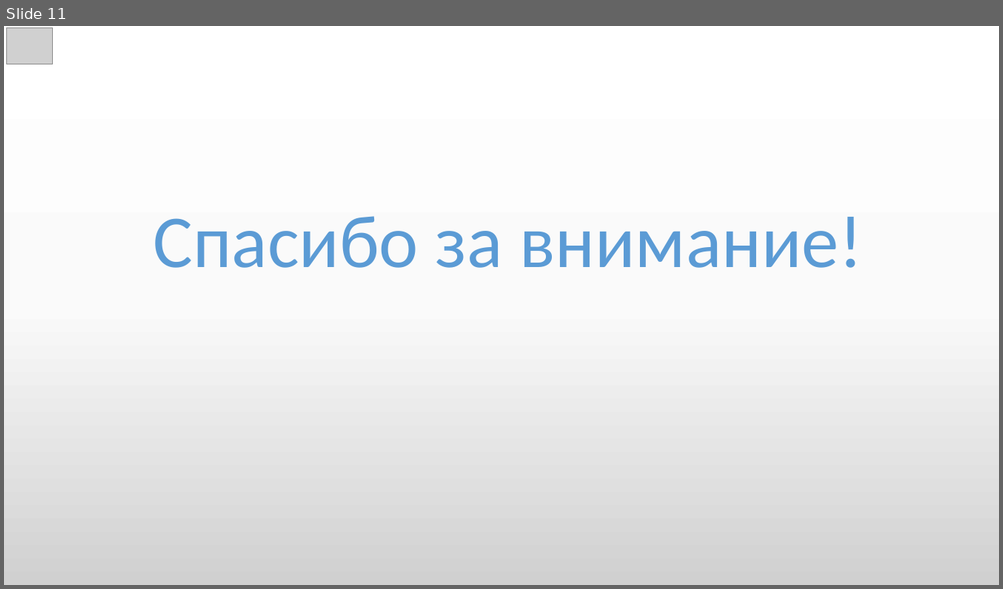
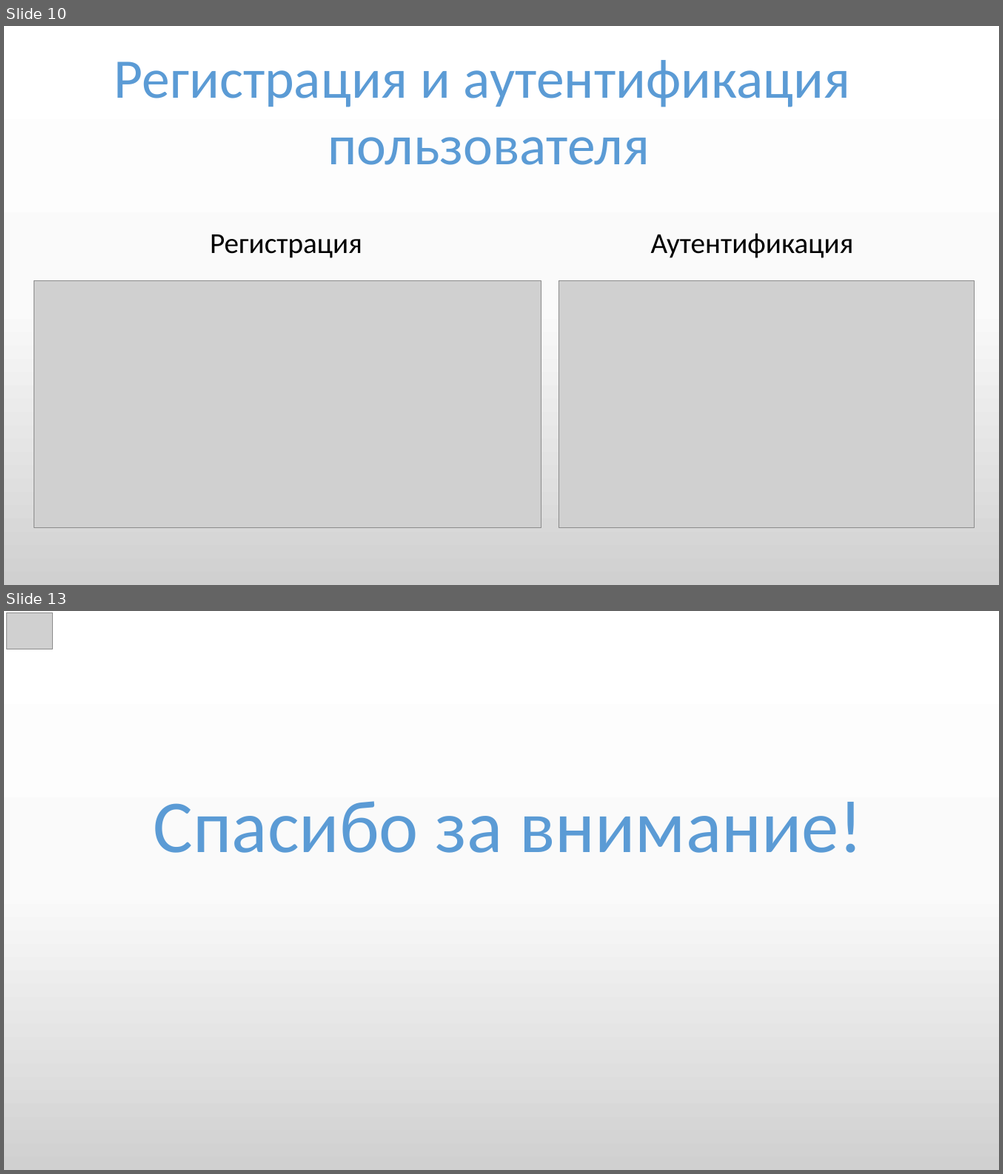
Before and after one commit to alexusievich/DemoProject, a slide deck: Project presentation.pptx. Shown one above the other, each under a label of ours: slide 11 before the commit, slides 10 and 13 after it; the slides between them are not shown. The pictures are 1003x589 and 1003x1174 pixels, drawn with LibreOffice and Linux fonts; fonts in the diff are those of the drawing; grey boxes stand for pictures. Boxes give left, top, right and bottom in pixels: in the first picture for what was removed or moved away, otherwise in the second. Text is boxed around its words. In the diff, an @@ line names an element or a change of style, - is before the commit and + after.

```diff
--- a/Project presentation.pptx
+++ b/Project presentation.pptx
@@ slide 10 added at [4, 26, 999, 585], background gradient #FFFFFF to #FBFBFB to #D1D1D1 @@
@@ text added at [114, 60, 850, 165], 54 pt, text #5B9BD5 @@
+Регистрация и аутентификация
+пользователя
@@ text added at [210, 233, 854, 258], 28 pt, text #000000 @@
+Регистрация Аутентификация
@@ picture added at [34, 281, 541, 529] @@
@@ picture added at [559, 281, 975, 529] @@
@@ what was slide 11 is now slide 13 @@
```
Also in this commit, not shown: 9 slides changed, 2 other slides added, 1 slide removed, 3 other files.
